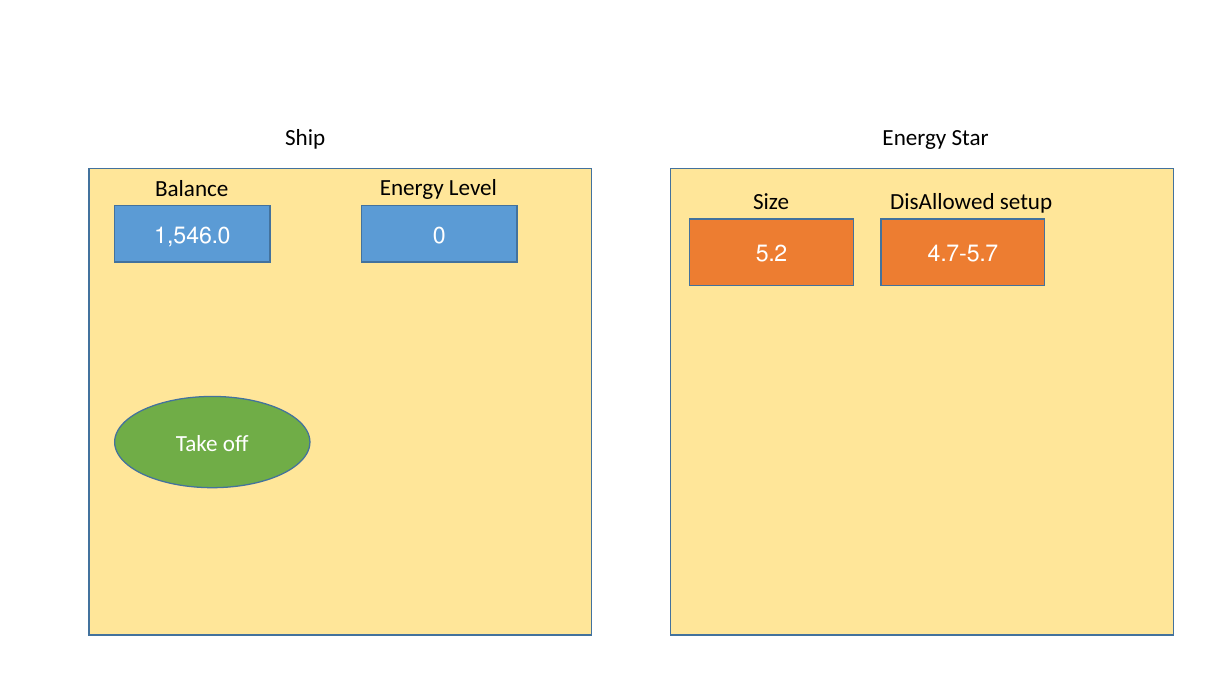
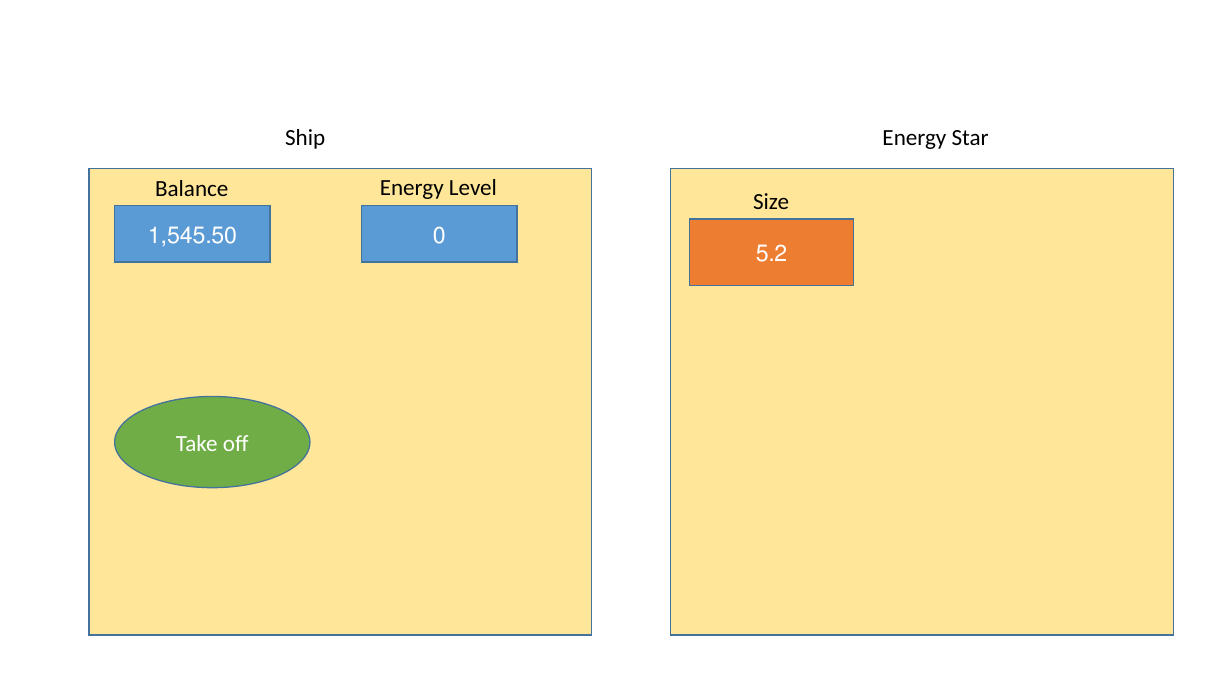
Before and after one commit to erezhasson/DTL, a slide deck: slide 8 of Documents/DTL MOC.pptx. Drawn at 1232x693 pixels with LibreOffice and Linux fonts; fonts in the diff are those of the drawing; background and template pictures are left out. Boxes give left, top, right and bottom in pixels: in the first picture for what was removed or moved away, otherwise in the second. Text is boxed around its words. In the diff, an @@ line names an element or a change of style, - is before the commit and + after.

```diff
--- a/Documents/DTL MOC.pptx
+++ b/Documents/DTL MOC.pptx
@@ text removed at (x1=890, y1=193, x2=1052, y2=213) @@
-DisAllowed setup
@@ text in rectangle at (x1=148, y1=226, x2=237, y2=246): text changed @@
-1,546.0
+1,545.50
@@ rectangle removed at (x1=882, y1=219, x2=1045, y2=286) @@
-4.7-5.7
```
Also in this commit, not shown: 6 other slides changed.
